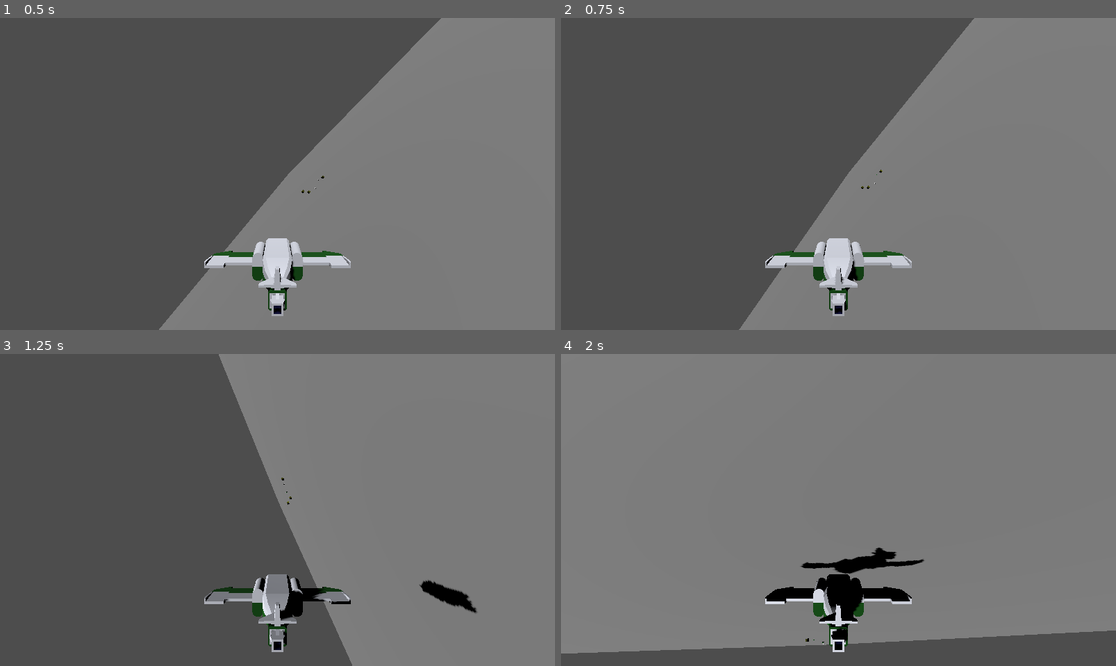
Above: before the commit, frames 1-4 (two rows, left to right).
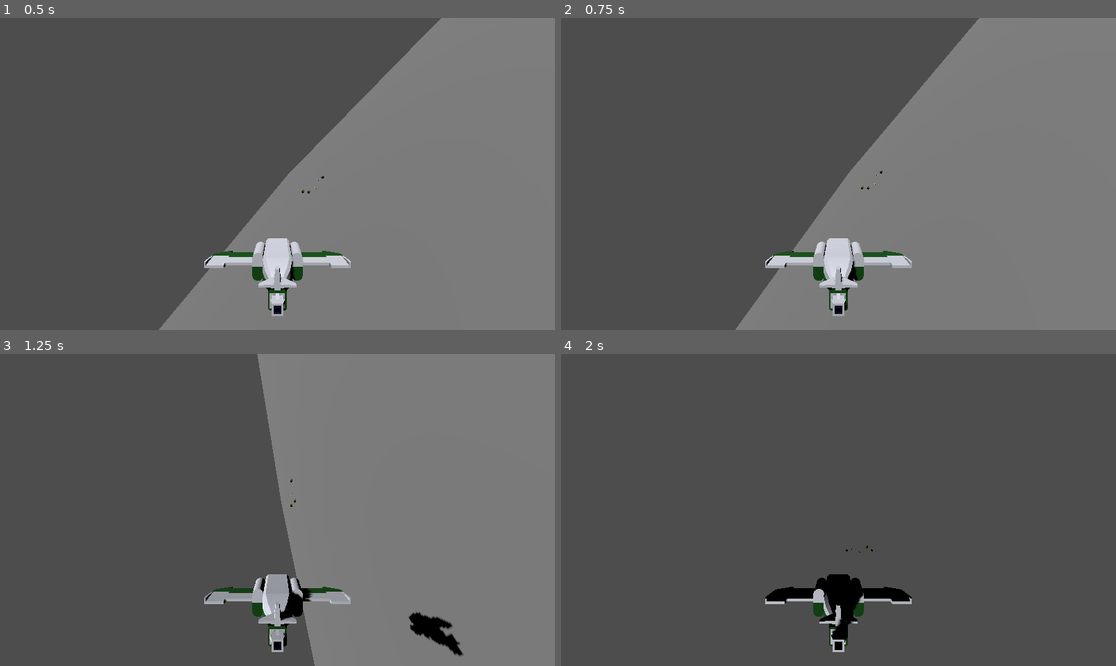
Above: after the commit, the same moments.

Repository: kevinlights/ChocoDriver
Game: Godot game, scene res://run/levels/infinite_level.tscn
Two runs of this game, one before a commit and one after it. Both use one fixed random seed, a clock stepped at 60 frames per second and the inputs below.
Inputs:
- Up to frame 1 (0.5 s): no input
- Up to frame 2 (0.75 s): hold Right (move_right) from 0.53 s (still down)
- Up to frame 3 (1.25 s): keep holding Right (move_right); tap Space (jump) at 0.77 s
- Up to frame 4 (2 s): release Right (move_right) at 1.28 s; hold Down (move_back) from 1.28 s (still down); tap Space (jump) at 1.52 s

Frame 1 is identical in both runs. In frame 2, 0.4% of the frame differs, in the area x 31-76%, y 0-100%; in frame 3, 5.4%; in frame 4, 91%, in the area x 0-100%, y 0-96%.

Commit message:
:wrench: Make plane shape more rounded

Diff:
--- a/first3d/component/entity/plane/tiny_plane.tscn
+++ b/first3d/component/entity/plane/tiny_plane.tscn
@@ -3,8 +3,8 @@
 [ext_resource type="Script" path="res://component/entity/plane/tiny_plane.gd" id="1_q8t3a"]
 [ext_resource type="PackedScene" uid="uid://bnopi1rerk2hw" path="res://component/entity/plane/TinyPlane.glb" id="1_umuah"]
 
-[sub_resource type="BoxShape3D" id="BoxShape3D_08gtm"]
-size = Vector3(1.551, 1.1, 4.211)
+[sub_resource type="CapsuleShape3D" id="CapsuleShape3D_m4n1f"]
+height = 4.37708
 
 [sub_resource type="BoxShape3D" id="BoxShape3D_w478f"]
 size = Vector3(5.20238, 0.197845, 1)
@@ -18,8 +18,8 @@
 [node name="TinyPlane" parent="." instance=ExtResource("1_umuah")]
 
 [node name="Core" type="CollisionShape3D" parent="."]
-transform = Transform3D(1, 0, 0, 0, 1, 0, 0, 0, 1, 0, 0.55, 0.888)
-shape = SubResource("BoxShape3D_08gtm")
+transform = Transform3D(1, 0, 0, 0, -4.37114e-08, -1, 0, 1, -4.37114e-08, 0, 0.497537, 1.18529)
+shape = SubResource("CapsuleShape3D_m4n1f")
 
 [node name="Wings" type="CollisionShape3D" parent="."]
 transform = Transform3D(1, 0, 0, 0, 1, 0, 0, 0, 1, 0, 0.599034, 0.693509)
--- a/first3d/run/levels/infinite_level.tscn
+++ b/first3d/run/levels/infinite_level.tscn
@@ -21,7 +21,6 @@
 shape = SubResource("WorldBoundaryShape3D_2xulb")
 
 [node name="MeshInstance3D" type="MeshInstance3D" parent="Ground"]
-transform = Transform3D(1, 0, 0, 0, 1, 0, 0, 0, 1, 0, 0, 0)
 mesh = SubResource("QuadMesh_dt8nl")
 
 [node name="DirectionalLight3D" type="DirectionalLight3D" parent="."]
